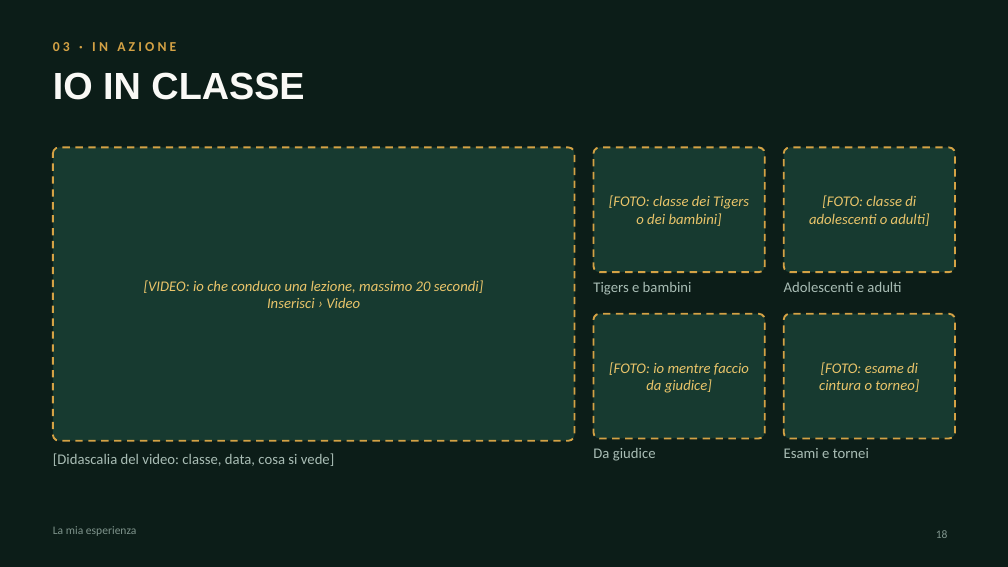
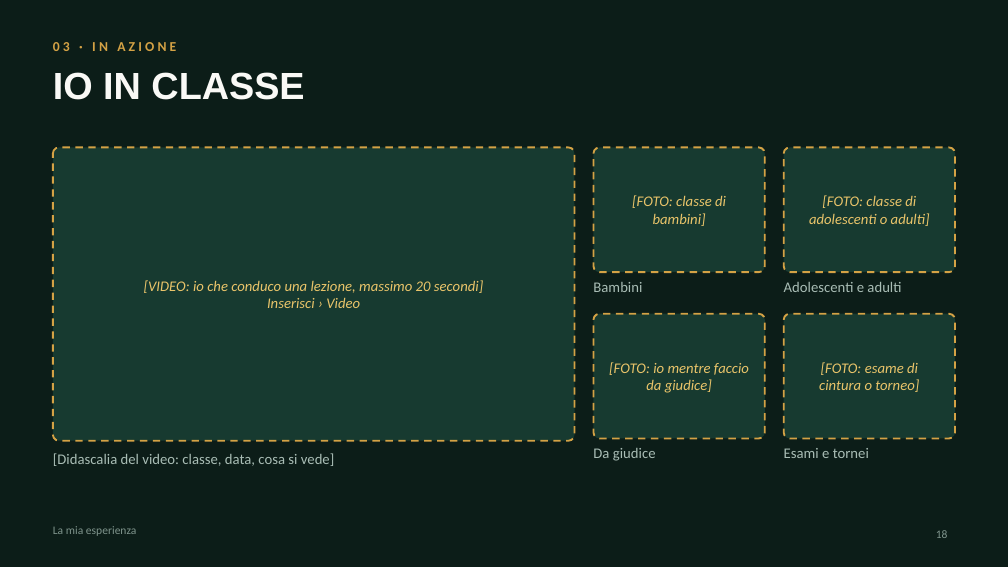
Before and after one commit to maxwhinsis-byte/mirae-imagenes, a slide deck: slide 18 of salida/Taekwondo_Songahm_Scuola_Lavoro.pptx. Drawn at 1008x567 pixels with LibreOffice and Linux fonts; fonts in the diff are those of the drawing. Boxes give left, top, right and bottom in pixels: in the first picture for what was removed or moved away, otherwise in the second. Text is boxed around its words. In the diff, an @@ line names an element or a change of style, - is before the commit and + after.

```diff
--- a/salida/Taekwondo_Songahm_Scuola_Lavoro.pptx
+++ b/salida/Taekwondo_Songahm_Scuola_Lavoro.pptx
@@ text at box(632, 195, 726, 226): text changed @@
-[FOTO: classe dei Tigers o dei bambini]
+[FOTO: classe di bambini]
@@ text at box(593, 282, 642, 292): text changed @@
-Tigers e bambini
+Bambini
```
Also in this commit, not shown: 2 other slides changed, 4 other files.
